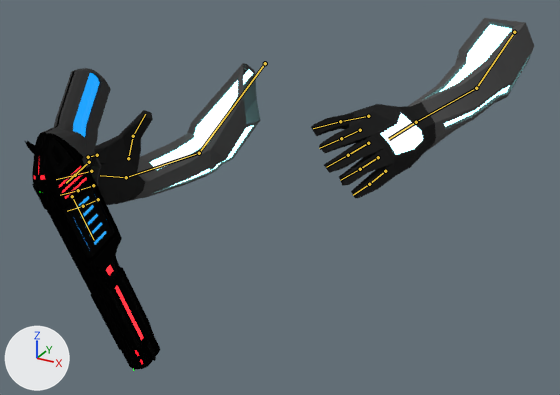
One commit to the Blender file Assets/weapons/revolver/Sci Fi Arms v2 Revolver Unity.blend: the scene before it, then after it.
Camera for both pictures: a camera (50 mm lens) standing at (27.2, -69.8, 11.5) and looking at (-2.9, -15.1, -15.8). The lights are fixed; the arrows at lower left show +X, +Y and +Z. Both versions are drawn at frame 93 of the action 'vmReload'; the numbers are the values there. The bones that bend it are drawn over the model as lines.

Objects in the first picture: 'Arms', 'Revolver'.
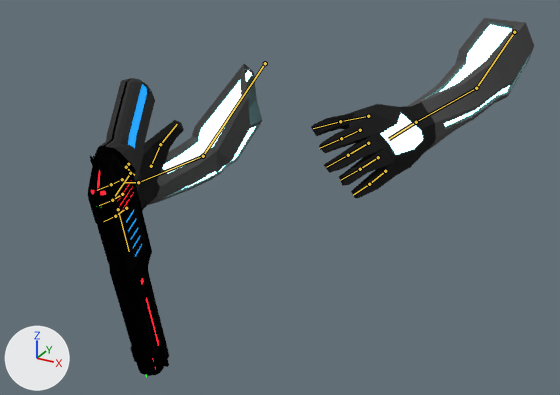
What differs and where, as boxes [x1, y1, x2, y2] in the pictures (560 x 395 px):
'Arms', posed (11% narrower): before [89, 18, 534, 205]; after [138, 18, 534, 211]
'Revolver', posed (40% narrower): before [25, 68, 160, 371]; after [88, 78, 169, 377]

What the commit changed:
Bone 'HandIK.R' (bone_handik_r) moves from (1.3, -0.27, 1.87) to (1.37, -0.52, 1.62).
Bone 'HandIK.R' (bone_handik_r) turns from (48, 21, 18) to (37, 31, 7) degrees about its own x, y and z.
